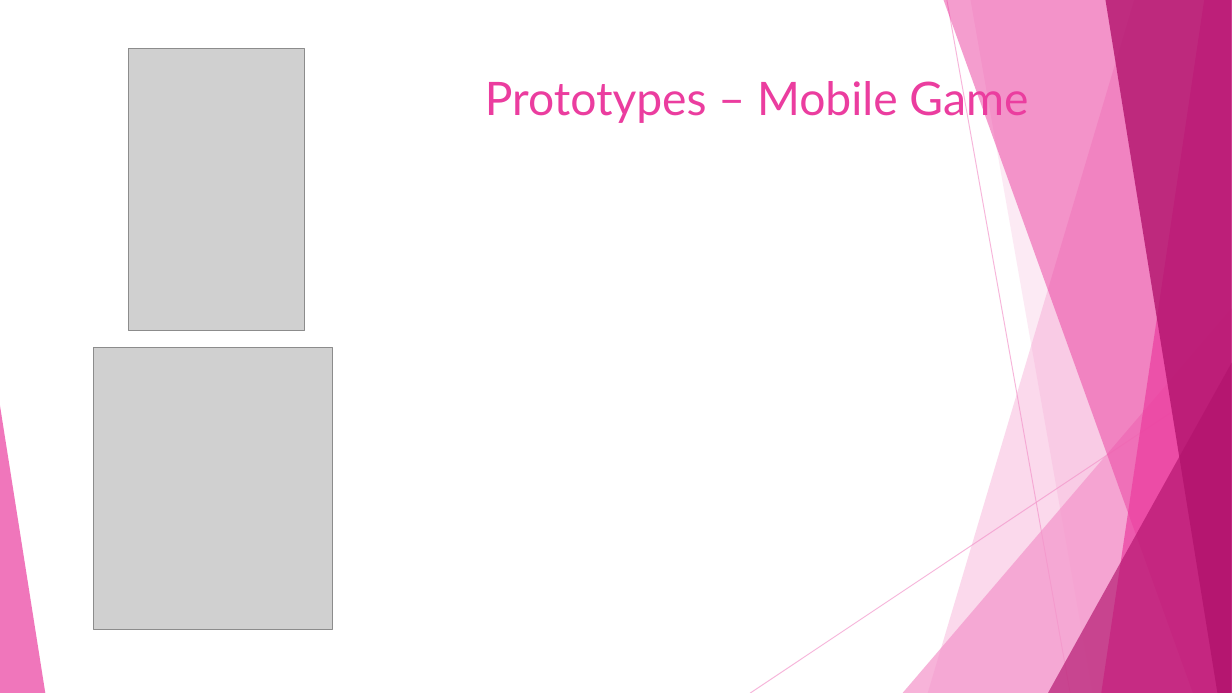
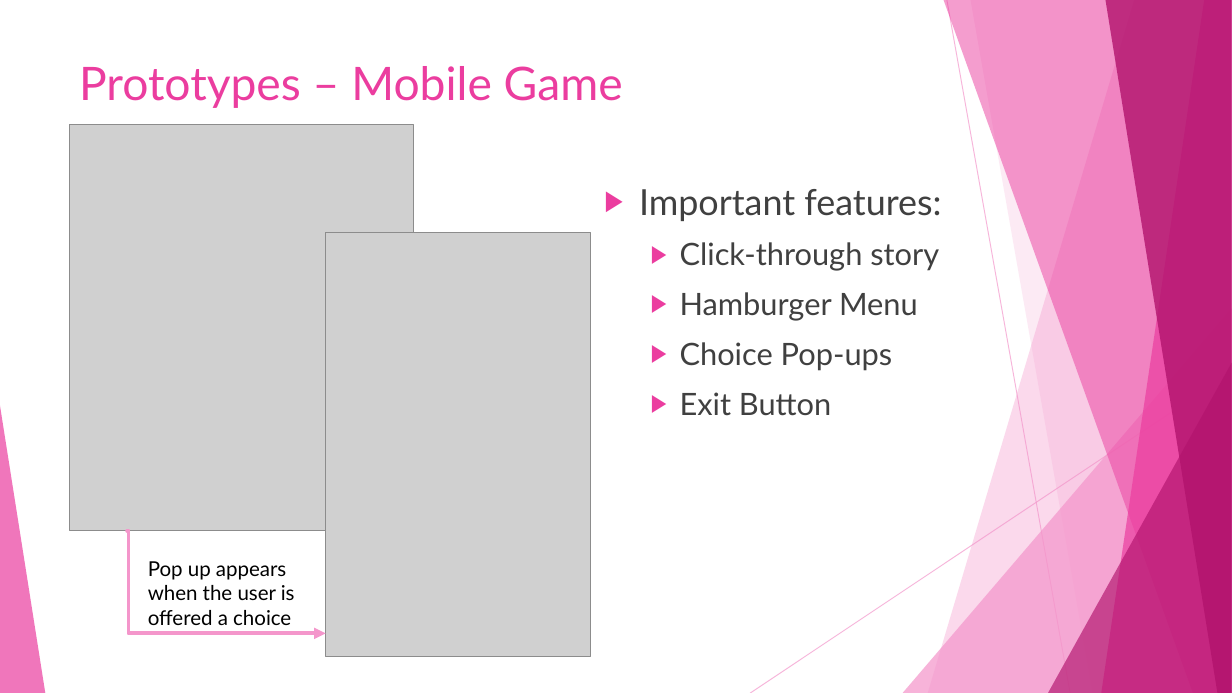
Before and after one commit to alexandraburress/488GroupProject, a slide deck: slide 6 of SchoolReport/Mobile Wizard Dress-Up Game.pptx. Drawn at 1232x693 pixels with LibreOffice and Linux fonts; fonts in the diff are those of the drawing; grey boxes stand for pictures. Boxes give left, top, right and bottom in pixels: in the first picture for what was removed or moved away, otherwise in the second. Text is boxed around its words. In the diff, an @@ line names an element or a change of style, - is before the commit and + after.

```diff
--- a/SchoolReport/Mobile Wizard Dress-Up Game.pptx
+++ b/SchoolReport/Mobile Wizard Dress-Up Game.pptx
@@ title "Prototypes – Mobile Game" rewrapped from [485,75,1028,124] to [79,66,623,108] @@
@@ picture: place and size @@
-picture at [93,348,333,629]
+picture at [70,125,414,531]
@@ text added at [639,189,941,416], 24 pt, text #404040 @@
+▶ Important features:
+  ▶ Click-through story
+  ▶ Hamburger Menu
+  ▶ Choice Pop-ups
+  ▶ Exit Button
@@ picture: place and size @@
-picture at [128,49,305,331]
+picture at [325,233,591,657]
@@ elbow arrow added from (128, 531) to (325, 634), #F496CB 3 pt @@
@@ text added at [148,561,295,625], 16 pt, text #000000 @@
+Pop up appears when the user is offered a choice
```
Also in this commit, not shown: 12 other slides changed, 1 other file.
